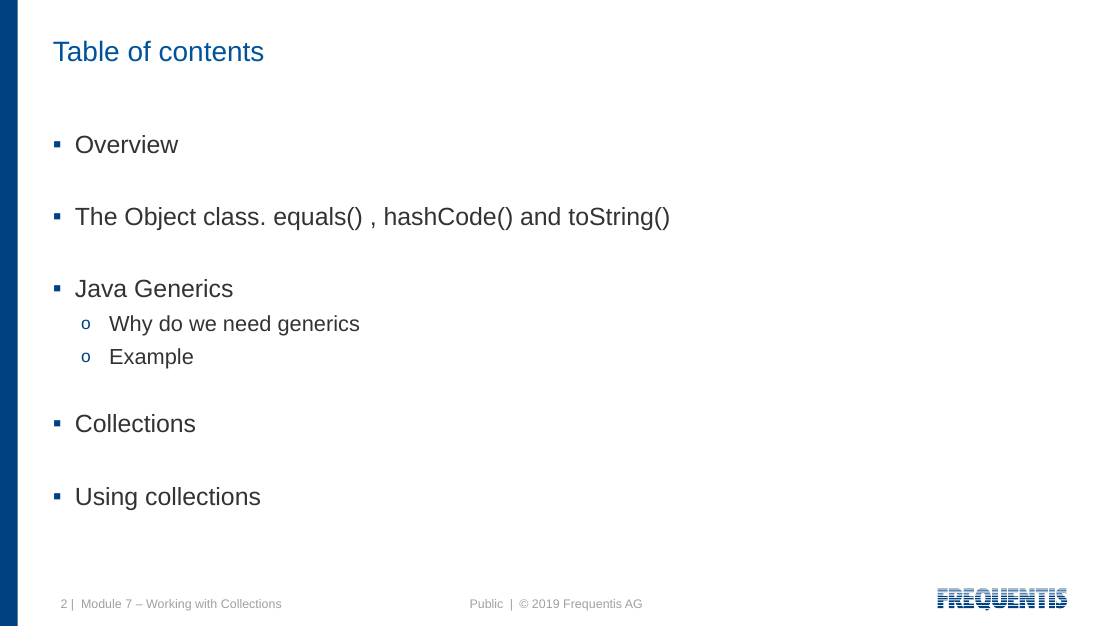
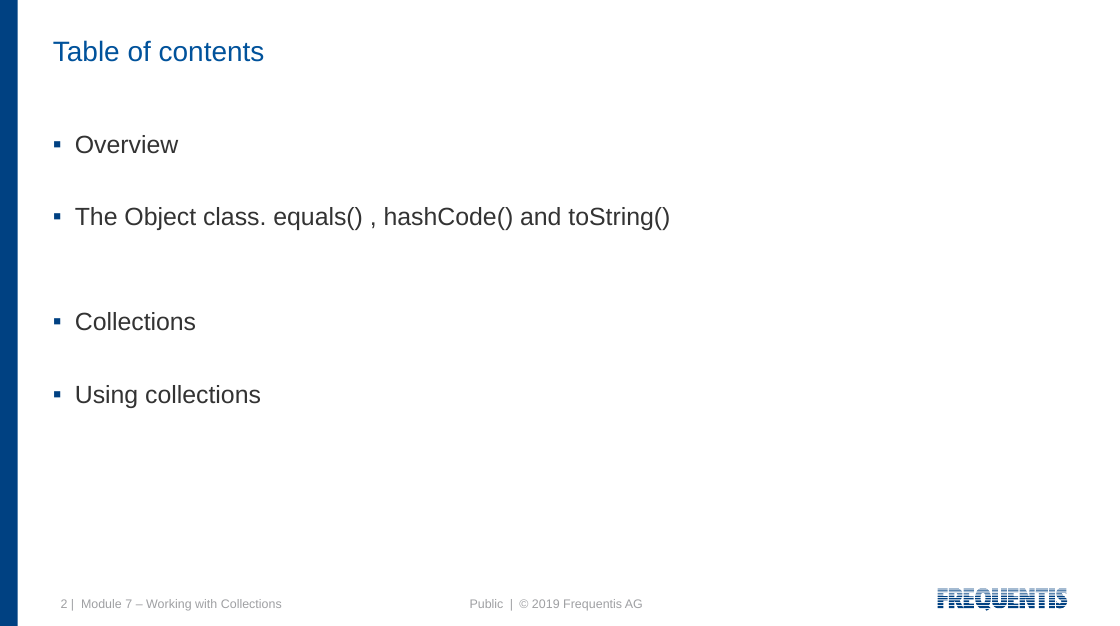
Before and after one commit to thejavatrainer/7-Collections, a slide deck: slide 2 of WorkingWithCollections.pptx. Drawn at 1120x626 pixels with LibreOffice and Linux fonts; fonts in the diff are those of the drawing. Boxes give left, top, right and bottom in pixels: in the first picture for what was removed or moved away, otherwise in the second. Text is boxed around its words. In the diff, an @@ line names an element or a change of style, - is before the commit and + after.

Commit message:
fix

```diff
--- a/WorkingWithCollections.pptx
+++ b/WorkingWithCollections.pptx
@@ text at (75,279,360,369): paragraphs removed @@
-▪ Java Generics
-  o Why do we need generics
-  o Example
```
